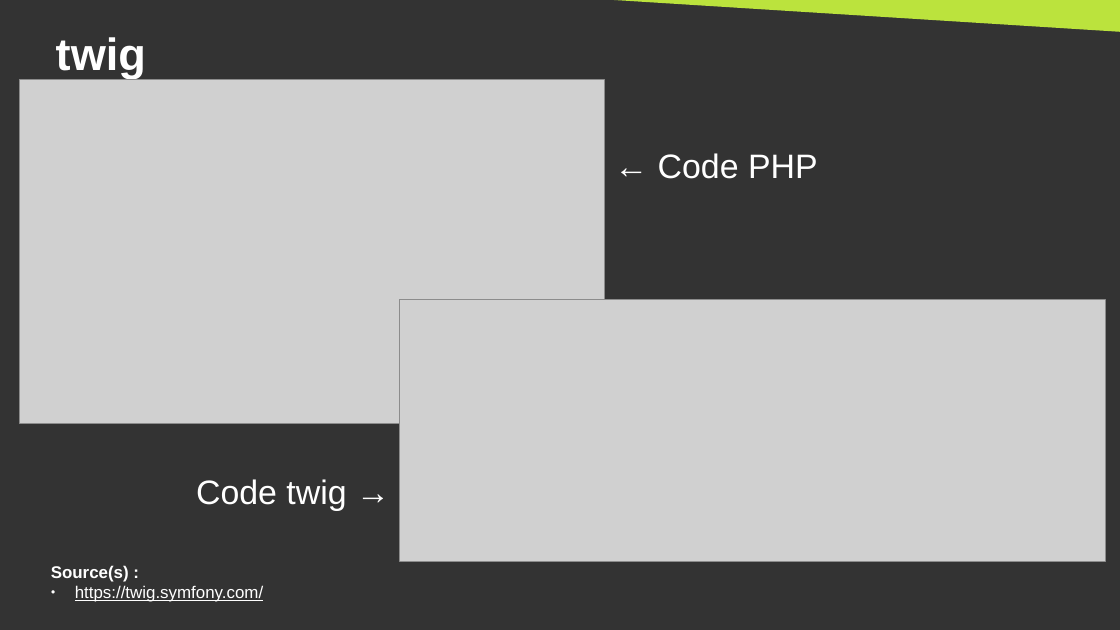
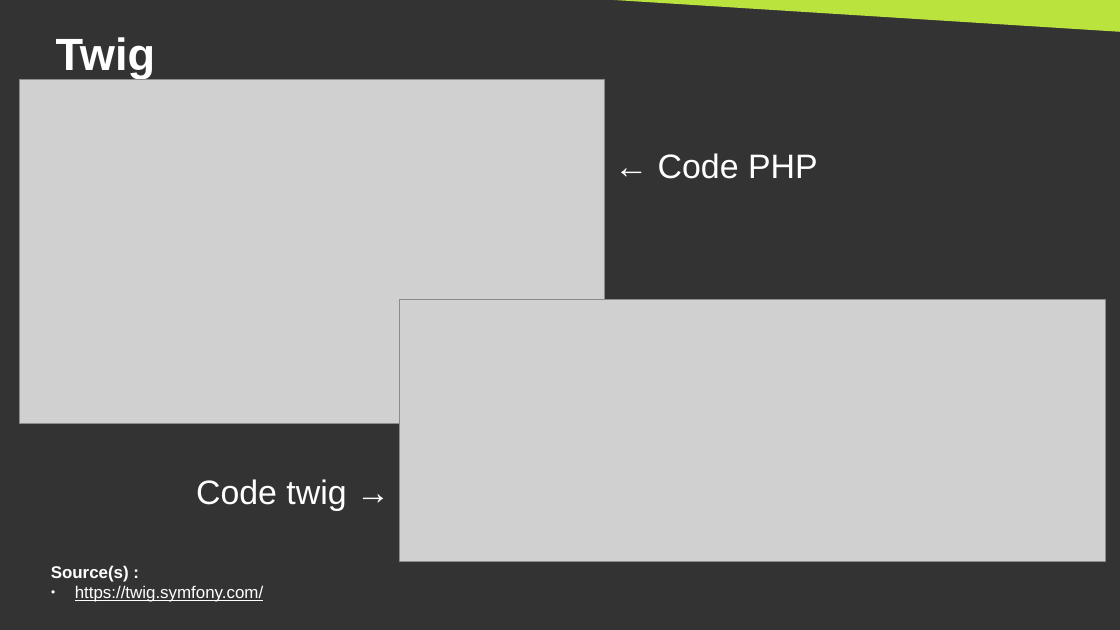
Before and after one commit to DanYellow/cours, a slide deck: slide 26 of developpement-front-s5/travaux-pratiques/numero-4/presentation.odp. Drawn at 1120x630 pixels with LibreOffice and Linux fonts; fonts in the diff are those of the drawing; grey boxes stand for pictures. Boxes give left, top, right and bottom in pixels: in the first picture for what was removed or moved away, otherwise in the second. Text is boxed around its words. In the diff, an @@ line names an element or a change of style, - is before the commit and + after.

```diff
--- a/developpement-front-s5/travaux-pratiques/numero-4/presentation.odp
+++ b/developpement-front-s5/travaux-pratiques/numero-4/presentation.odp
@@ title at (56,37,155,78): text changed @@
-twig
+Twig
```
Also in this commit, not shown: 4 other slides changed, 9 slides added, 3 other files.
